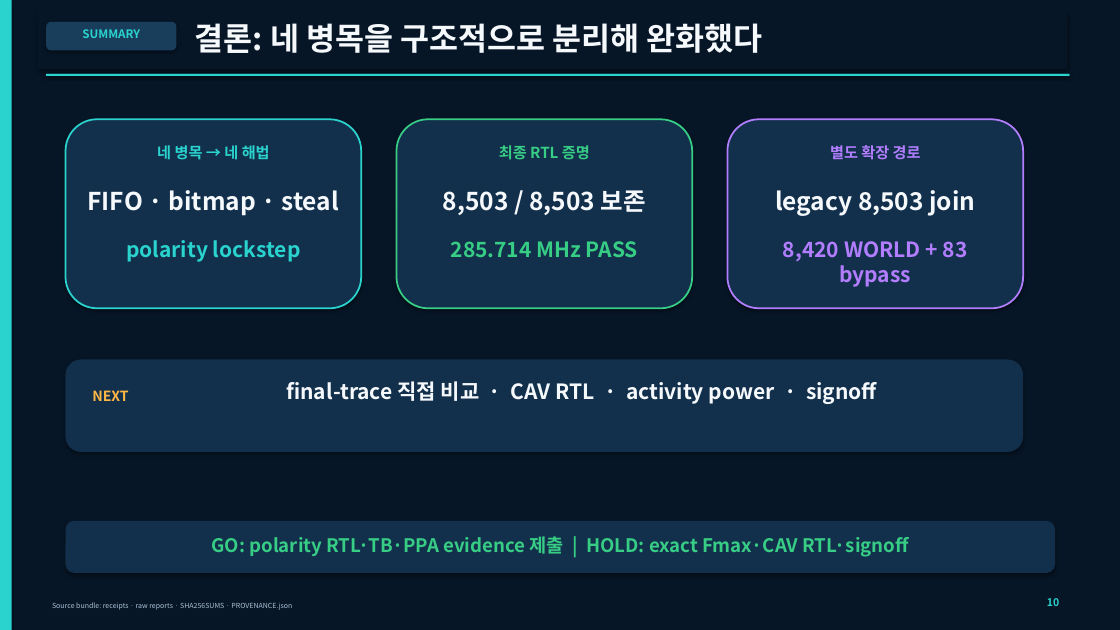
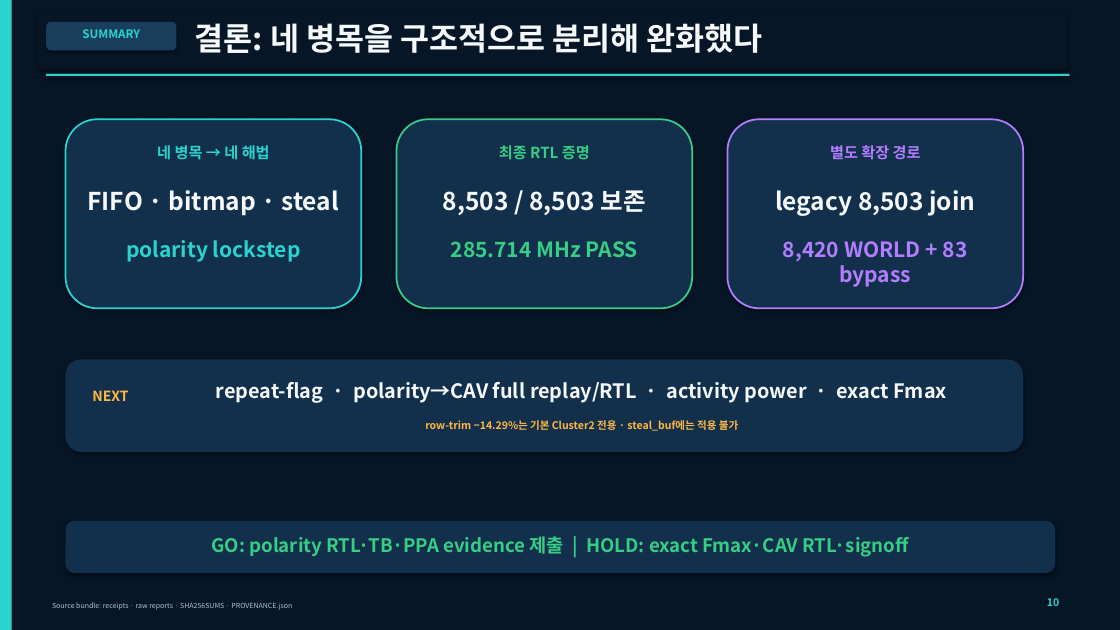
Before and after one commit to chickgoose/AI-semi, a slide deck: slide 10 of submission/cluster2_digital_first_round_20260828/presentation/cluster2_digital_first_round_20260828.pptx. Drawn at 1120x630 pixels with LibreOffice and Linux fonts; fonts in the diff are those of the drawing. Boxes give left, top, right and bottom in pixels: in the first picture for what was removed or moved away, otherwise in the second. Text is boxed around its words. In the diff, an @@ line names an element or a change of style, - is before the commit and + after.

```diff
--- a/submission/cluster2_digital_first_round_20260828/presentation/cluster2_digital_first_round_20260828.pptx
+++ b/submission/cluster2_digital_first_round_20260828/presentation/cluster2_digital_first_round_20260828.pptx
@@ text at [216,382,947,403]: text changed; size 18 to 17 pt @@
-final-trace 직접 비교 · CAV RTL · activity power · signoff
+repeat-flag · polarity→CAV full replay/RTL · activity power · exact Fmax
@@ text added at [425,420,738,431], 9 pt, text #FFB746, bold @@
+row-trim −14.29%는 기본 Cluster2 전용 · steal_buf에는 적용 불가
```
Also in this commit, not shown: 4 other slides changed, 8 other files.
